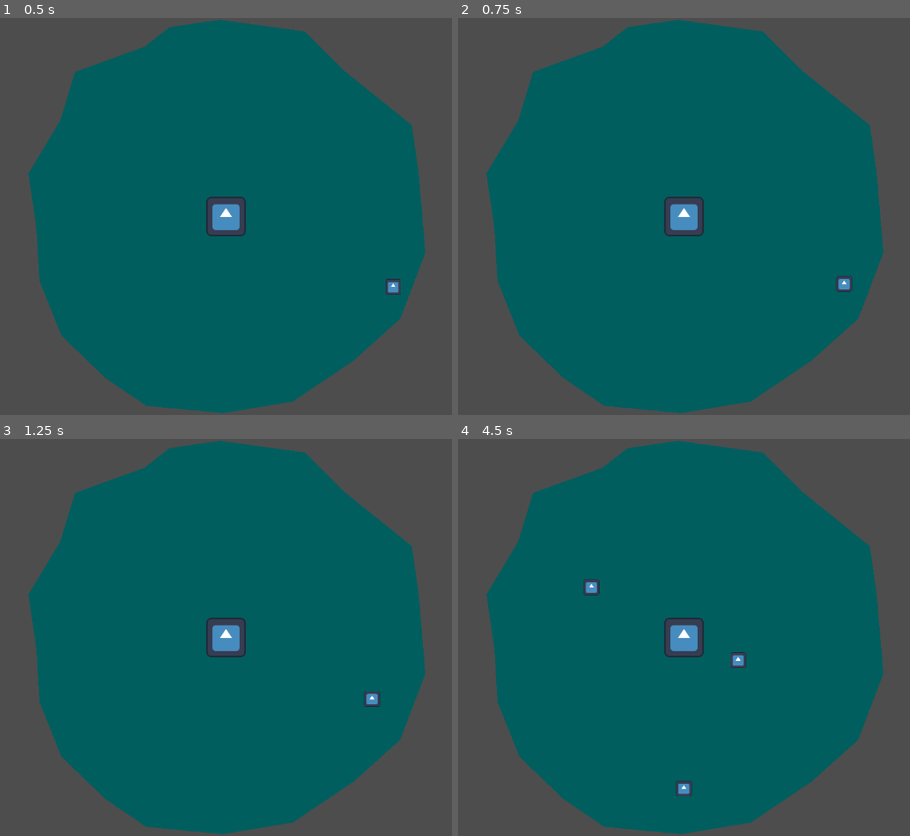
Above: before the commit, frames 1-4 (two rows, left to right).
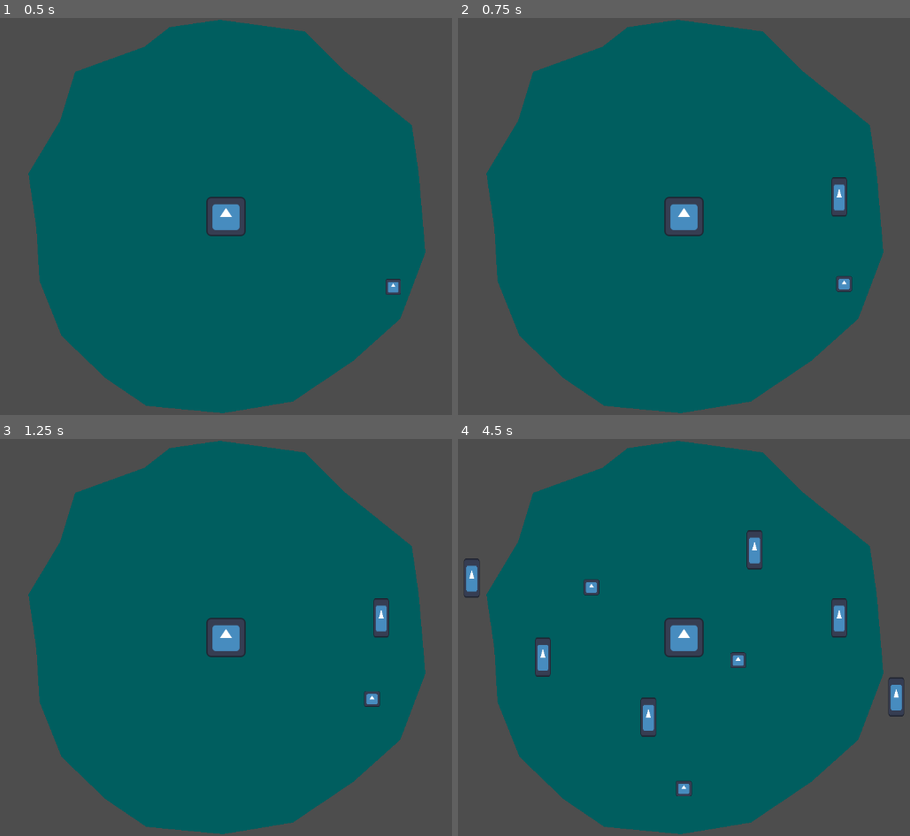
Above: after the commit, the same moments.

Repository: alifeee/loop
Game: Godot game, scene res://scenes/main.tscn
Two runs of this game, one before a commit and one after it. Both use one fixed random seed, a clock stepped at 60 frames per second and the inputs below. The engine's default icon, where the game draws it, is replaced by a stand-in: a white triangle on a blue panel in a dark square.
Inputs (mouse positions are in pixels of both pictures, inside the frame that each line leads up to):
- Up to frame 1 (0.5 s): no input
- Up to frame 2 (0.75 s): tap Enter at 0.5 s; move the mouse to (837, 196) at 0.52 s; click (837, 196) at 0.67 s
- Up to frame 3 (1.25 s): no input
- Up to frame 4 (4.5 s): move the mouse to (543, 657) at 1.27 s; click (543, 657) at 1.42 s; move the mouse to (756, 550) at 2.02 s; click (756, 550) at 2.17 s; move the mouse to (647, 716) at 2.77 s; click (647, 716) at 2.92 s; move the mouse to (896, 697) at 3.52 s; click (896, 697) at 3.67 s; move the mouse to (471, 577) at 4.27 s; click (471, 577) at 4.42 s

Frame 1 is identical in both runs. In frame 2, 0.3% of the frame differs, in the area x 82-87%, y 40-51%; in frame 3, 0.3%; in frame 4, 1.8%, in the area x 1-99%, y 22-76%.
Error before the commit: Invalid access to property or key 'position' on a base object of type 'InputEventKey'. (res://scripts/player.gd:27)
Error after the commit: Invalid access to property or key 'position' on a base object of type 'InputEventKey'. (res://scripts/player.gd:36)

Commit message:
added mouse movement stuff

Diff:
--- /dev/null
+++ b/scenes/loop_segment.tscn
@@ -0,0 +1,7 @@
+[gd_scene load_steps=2 format=3 uid="uid://1ilvx0dc6db7"]
+
+[ext_resource type="Texture2D" uid="uid://wajv0p62nlg7" path="res://icon.svg" id="1_wfudo"]
+
+[node name="LoopSegment" type="Sprite2D"]
+scale = Vector2(0.205, 0.495)
+texture = ExtResource("1_wfudo")
--- a/scripts/player.gd
+++ b/scripts/player.gd
@@ -6,6 +6,16 @@
 var mouse_positions = []
 var is_held = true
 
+var packed_loop_segment: PackedScene
+func _ready() -> void:
+	packed_loop_segment = preload("res://scenes/loop_segment.tscn")
+
+
+func add_mouse_position(v2: Vector2):
+	mouse_positions.append(v2)
+	var loop: Sprite2D = packed_loop_segment.instantiate()
+	loop.position = v2
+	add_child(loop)
 
 func _input(event):
 	if event is InputEventMouseButton and event.is_pressed():
@@ -19,12 +29,11 @@
 		loop1.position = event.position
 		loop1.do_punch_and_disappear()
 
+
 	if is_held:
-		print("ee")
-
 		# calculate distance difference (refactor this)
 		if len(mouse_positions) == 0:
-			mouse_positions.append(event.position)
+			add_mouse_position(event.position)
 		else:
 			if len(mouse_positions) and event.position.distance_to(mouse_positions[-1]) > 0.5:
-				mouse_positions.append(event.position)
+				add_mouse_position(event.position)
Not shown: 1 places in scenes/main.tscn that only renumber resources
